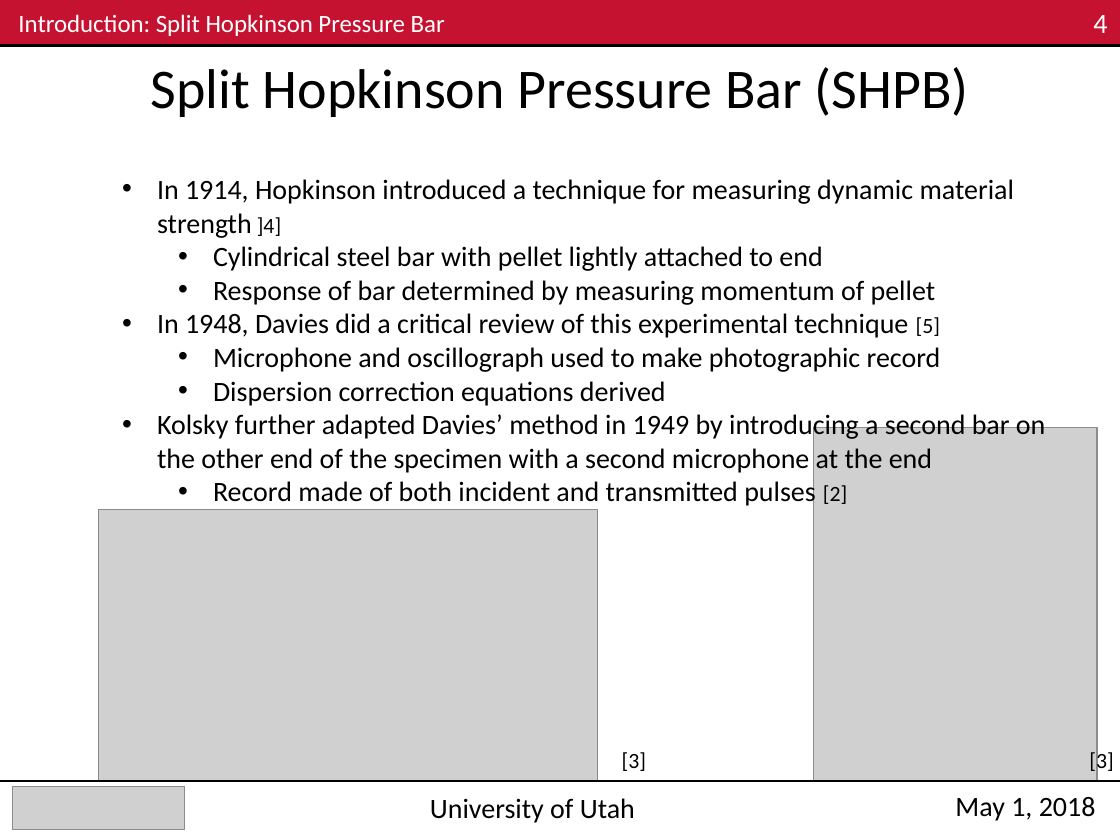
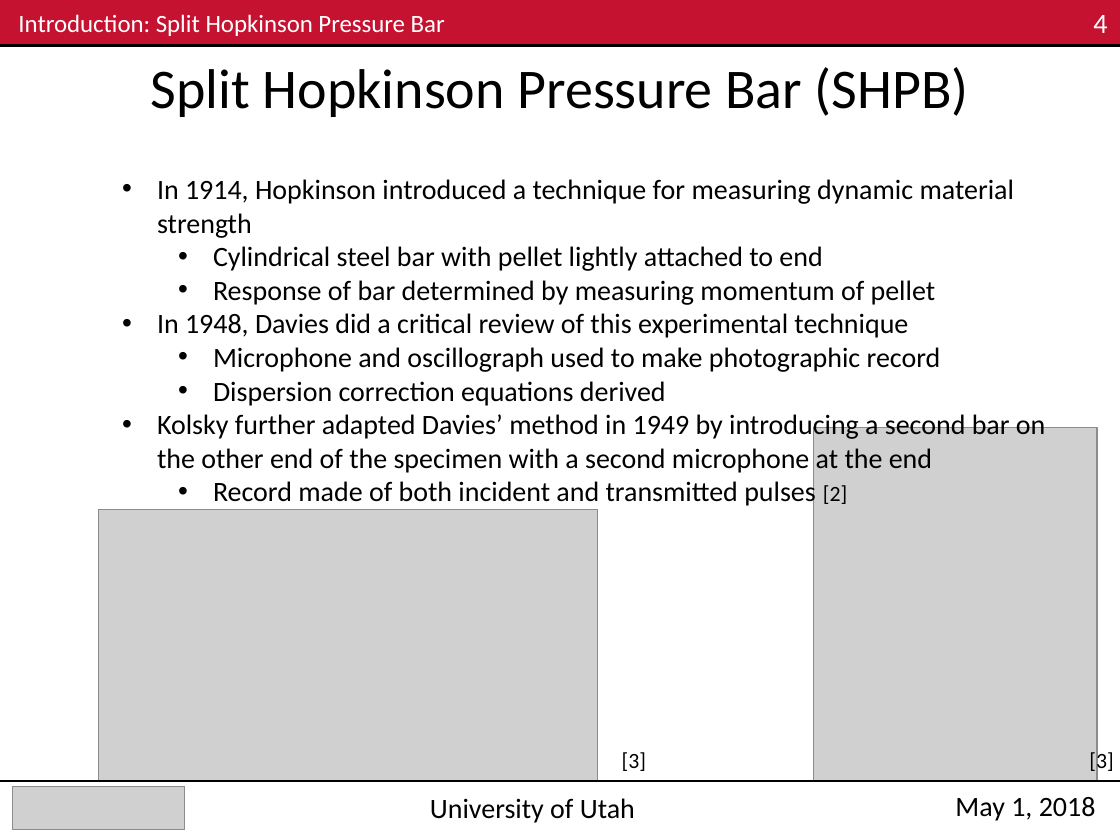
Before and after one commit to Mar-ten/PMAA_Fracture, a slide deck: slide 4 of ME EN 6960_Group4_Exp3_Final.pptx. Drawn at 1120x840 pixels with LibreOffice and Linux fonts; fonts in the diff are those of the drawing; grey boxes stand for pictures. Boxes give left, top, right and bottom in pixels: in the first picture for what was removed or moved away, otherwise in the second. Text is boxed around its words. In the diff, an @@ line names an element or a change of style, - is before the commit and + after.

Commit message:
slight correction to presentation

```diff
--- a/ME EN 6960_Group4_Exp3_Final.pptx
+++ b/ME EN 6960_Group4_Exp3_Final.pptx
@@ text at (157,179,1014,238): text changed @@
-  • In 1914, Hopkinson introduced a technique for measuring dynamic material strength ]4]
+  • In 1914, Hopkinson introduced a technique for measuring dynamic material strength
@@ text at (157,313,908,338): text changed @@
-  • In 1948, Davies did a critical review of this experimental technique [5]
+  • In 1948, Davies did a critical review of this experimental technique
```
